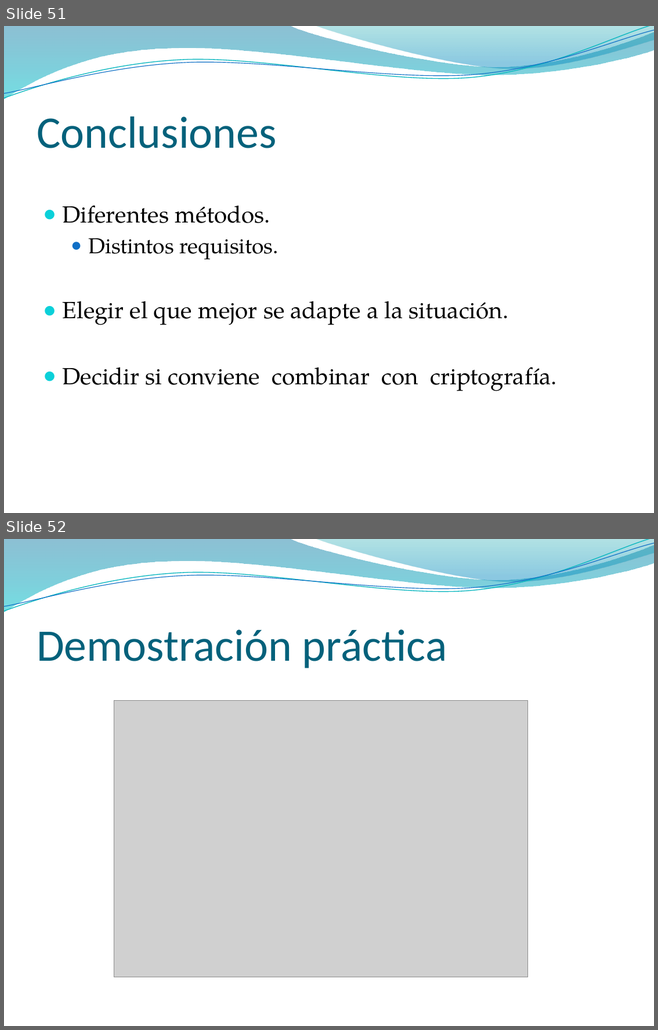
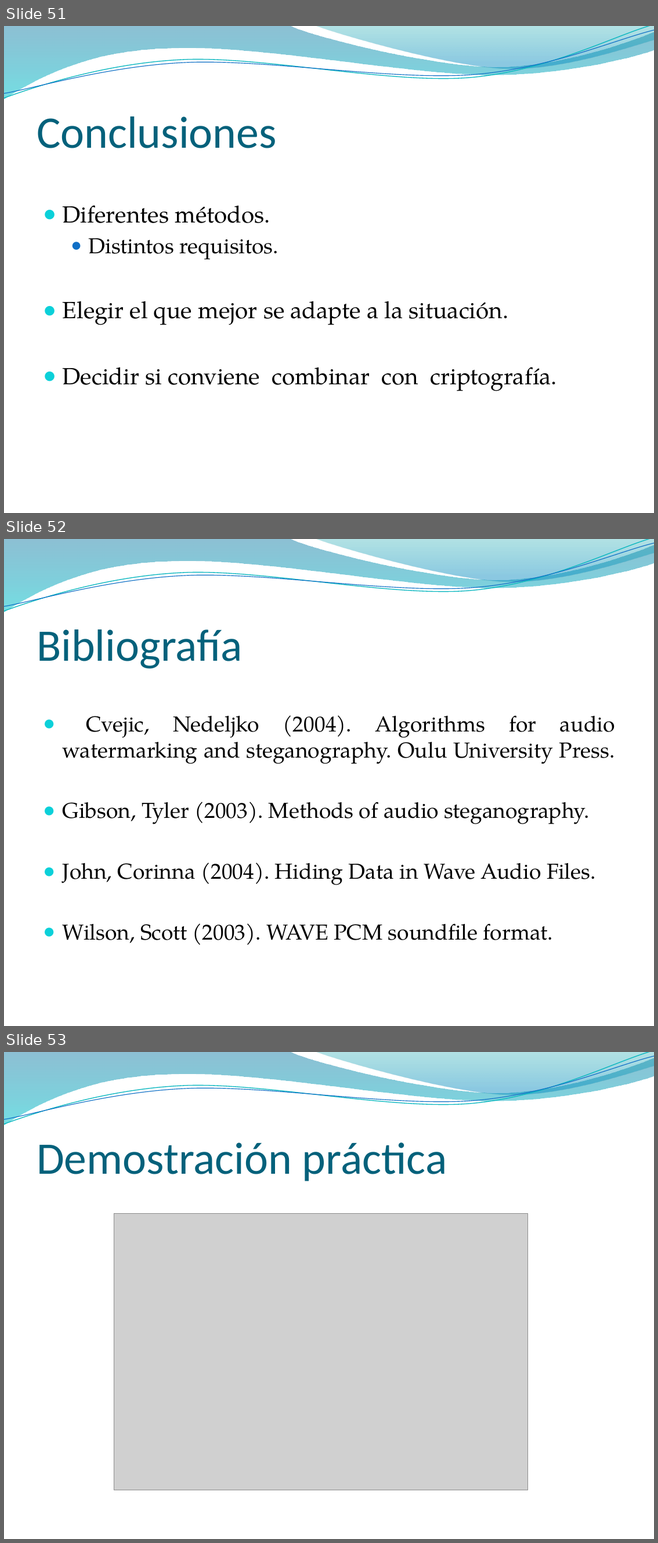
Before and after one commit to pasruiben/esteganografia-criptografia, a slide deck: doc/Ocultar datos en archivos de sonido.pptx. Shown one above the other, each under a label of ours: slides 51 and 52 before the commit, slides 51, 52 and 53 after it. The pictures are 658x1030 and 658x1543 pixels, drawn with LibreOffice and Linux fonts; fonts in the diff are those of the drawing; grey boxes stand for pictures; background and template pictures are left out. Boxes give left, top, right and bottom in pixels: in the first picture for what was removed or moved away, otherwise in the second. Text is boxed around its words. In the diff, an @@ line names an element or a change of style, - is before the commit and + after.

Commit message:
Bibliografía ADDED!

```diff
--- a/doc/Ocultar datos en archivos de sonido.pptx
+++ b/doc/Ocultar datos en archivos de sonido.pptx
@@ slide 52 added at (4,539,654,1026), background picture (left out); not listed: 4 template elements that a slide beside it also shows @@
@@ title added at (36,629,242,669), 50 pt, text #04617B @@
+Bibliografía
@@ text added at (63,715,615,945), 24.1 pt, text #000000 @@
+● Cvejic, Nedeljko (2004). Algorithms for audio watermarking and steganography. Oulu University Press.
+● Gibson, Tyler (2003). Methods of audio steganography.
+● John, Corinna (2004). Hiding Data in Wave Audio Files.
+● Wilson, Scott (2003). WAVE PCM soundﬁle format.
@@ what was slide 52 is now slide 53 @@
```
